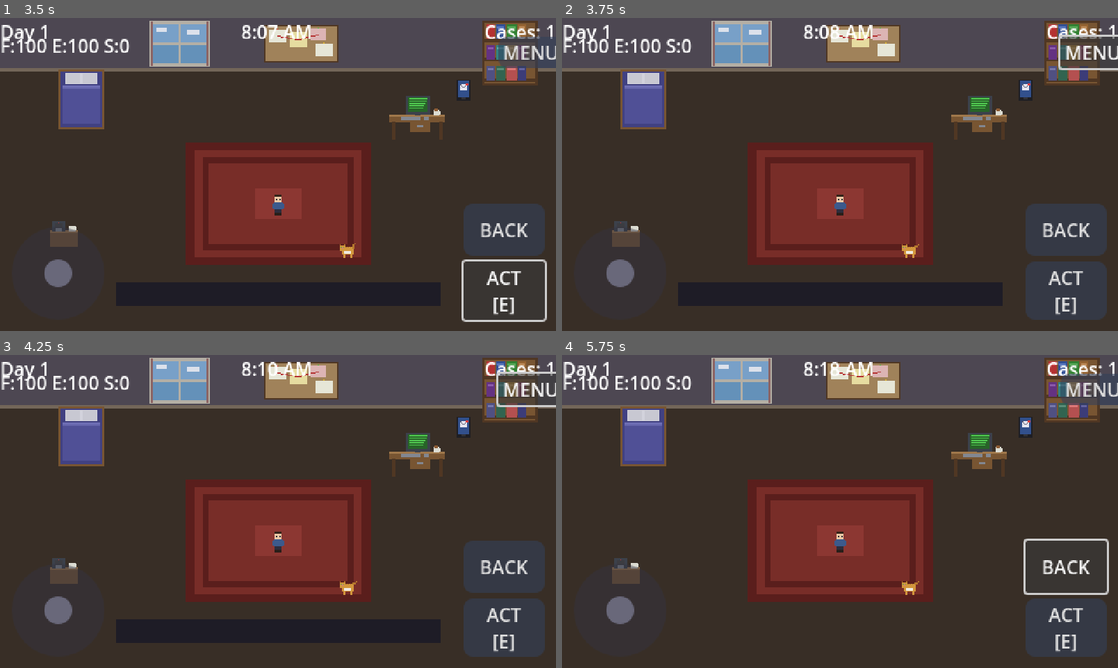
Above: before the commit, frames 1-4 (two rows, left to right).
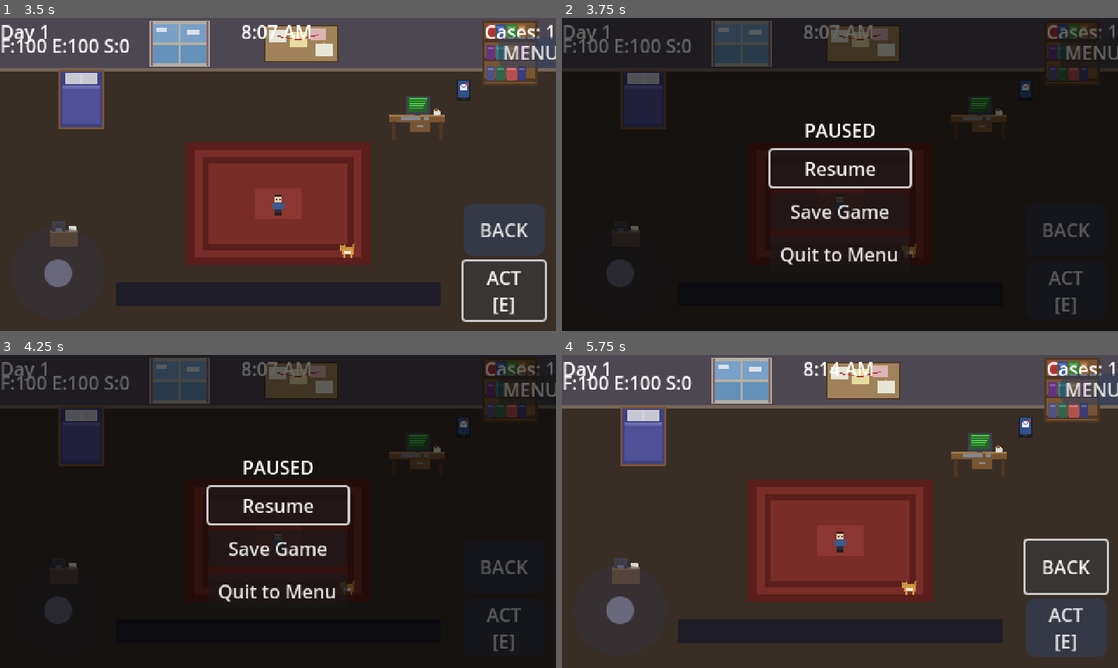
Above: after the commit, the same moments.

Repository: jbeley/dfir-godot
Game: Godot game, scene res://src/scenes/main_menu/main_menu.tscn
Same seed, same stepped clock (60 frames per second), same inputs: the game is played once before the commit and once after it. Sound files missing from this copy of the repository are replaced by a short silence.
Inputs (mouse positions are in pixels of both pictures, inside the frame that each line leads up to):
- Up to frame 1 (3.5 s): click "ACT [E]" at 0.5 s; click "MENU" at 1.25 s; click "New Game" at 2 s; click "ACT [E]" at 2.75 s
- Up to frame 2 (3.75 s): click "MENU" at 3.5 s
- Up to frame 3 (4.25 s): no input
- Up to frame 4 (5.75 s): click (840, 505) at 4.25 s, where only the run after the commit has a clickable "Resume"; click "BACK" at 5 s

Frame 1 is identical in both runs. In frame 2, 95% of the frame differs, in the area x 0-100%, y 0-100%; in frame 3, 95%; in frame 4, 4.5%.

Commit message:
fix: touch buttons use Input.parse_input_event for reliable input
Input.action_press() sets internal state but doesn't create a real
InputEvent, so Input.is_action_just_pressed() in _process never sees
it. Now uses Input.parse_input_event(InputEventAction) which injects
a proper event into the input pipeline. This makes ACT [E], MENU,
and BACK buttons work on mobile/touch.

https://claude.ai/code/session_012KjAGV9HwsNLnUB9PY2fQ5

Diff:
--- a/src/ui/components/touch_controls.gd
+++ b/src/ui/components/touch_controls.gd
@@ -1,7 +1,7 @@
 extends CanvasLayer
 ## On-screen touch controls for mobile/tablet.
 ## Virtual joystick (left) + action buttons (right).
-## Always visible on web builds to support touchscreen laptops and phones.
+## Always visible on web builds.
 
 var _joystick_center := Vector2.ZERO
 var _joystick_touching := false
@@ -17,32 +17,25 @@
 	layer = 50
 	process_mode = Node.PROCESS_MODE_ALWAYS
 
-	# Show on mobile, web, or any touch device
 	_is_touch_active = _should_show()
 
-	# Always connect buttons (they're just hidden on desktop)
 	$BtnInteract.pressed.connect(_on_interact)
 	$BtnPause.pressed.connect(_on_pause)
 	$BtnBack.pressed.connect(_on_back)
 
 	_update_visibility()
 
-	# Listen for touch events to auto-show
-	if not _is_touch_active:
-		set_process_input(true)
-
 
 func _should_show() -> bool:
 	if OS.has_feature("mobile") or OS.has_feature("android") or OS.has_feature("ios"):
 		return true
 	if OS.has_feature("web"):
-		# Always show on web - many users on phones/tablets
 		return true
 	return DisplayServer.is_touchscreen_available()
 
 
 func _input(event: InputEvent) -> void:
-	# Auto-show on first touch event
+	# Auto-show on first touch
 	if not _is_touch_active and (event is InputEventScreenTouch or event is InputEventScreenDrag):
 		_is_touch_active = true
 		_update_visibility()
@@ -53,7 +46,6 @@
 	if event is InputEventScreenTouch:
 		var touch: InputEventScreenTouch = event
 		var vp_size := get_viewport().get_visible_rect().size
-		# Joystick area: left 40% of screen
 		if touch.position.x < vp_size.x * 0.4 and touch.position.y > vp_size.y * 0.4:
 			if touch.pressed:
 				_joystick_touching = true
@@ -68,11 +60,9 @@
 			var delta := drag.position - _joystick_center
 			if delta.length() > JOYSTICK_RADIUS:
 				delta = delta.normalized() * JOYSTICK_RADIUS
-
 			_joystick_vector = delta / JOYSTICK_RADIUS
 			if _joystick_vector.length() < JOYSTICK_DEAD_ZONE:
 				_joystick_vector = Vector2.ZERO
-
 			$JoystickBG/Knob.position = $JoystickBG.size / 2.0 - $JoystickBG/Knob.size / 2.0 + delta
 			_update_movement()
 
@@ -113,19 +103,34 @@
 
 
 func _on_interact() -> void:
-	Input.action_press("interact")
-	await get_tree().create_timer(0.1).timeout
-	Input.action_release("interact")
+	# Directly inject an InputEventAction so it reaches _process polling
+	var ev := InputEventAction.new()
+	ev.action = &"interact"
+	ev.pressed = true
+	Input.parse_input_event(ev)
+	# Release after a frame
+	get_tree().create_timer(0.15).timeout.connect(func() -> void:
+		var rel := InputEventAction.new()
+		rel.action = &"interact"
+		rel.pressed = false
+		Input.parse_input_event(rel)
+	)
 
 
 func _on_pause() -> void:
-	Input.action_press("pause_game")
-	await get_tree().create_timer(0.1).timeout
-	Input.action_release("pause_game")
+	var ev := InputEventAction.new()
+	ev.action = &"pause_game"
+	ev.pressed = true
+	Input.parse_input_event(ev)
+	get_tree().create_timer(0.15).timeout.connect(func() -> void:
+		var rel := InputEventAction.new()
+		rel.action = &"pause_game"
+		rel.pressed = false
+		Input.parse_input_event(rel)
+	)
 
 
 func _on_back() -> void:
-	# Universal back: return to office from any scene
 	var current := get_tree().current_scene
 	if current and current.scene_file_path != "res://src/scenes/office/office.tscn":
 		GameManager.change_scene("res://src/scenes/office/office.tscn")
